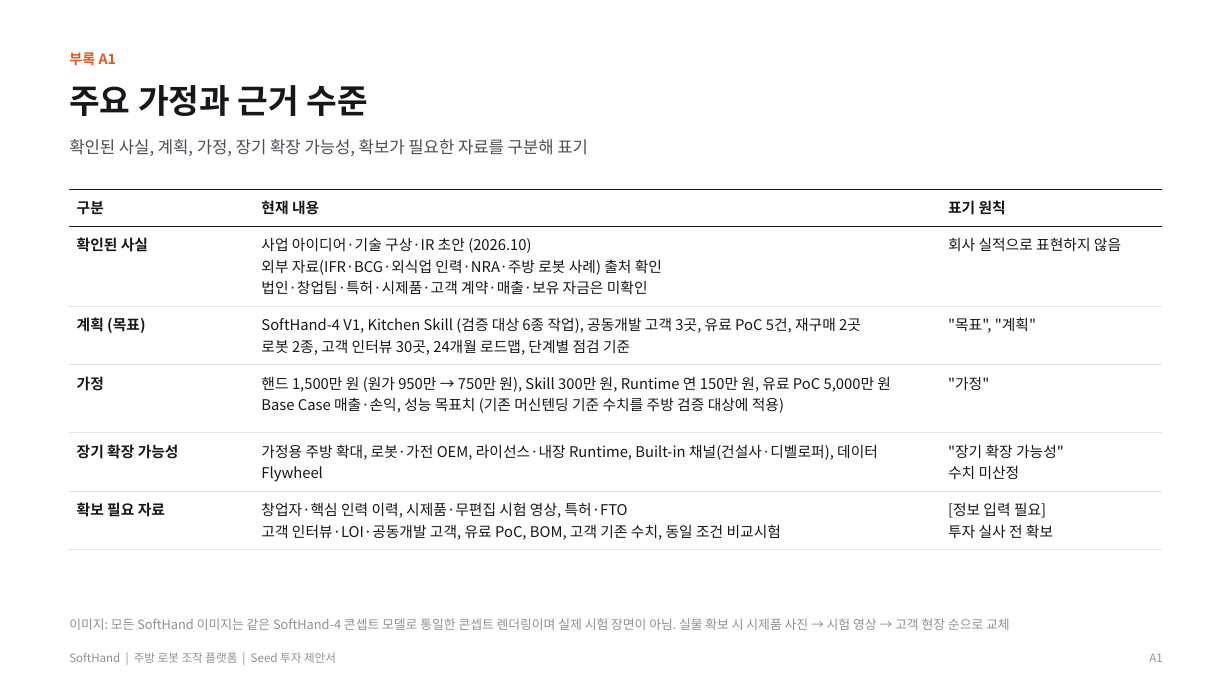
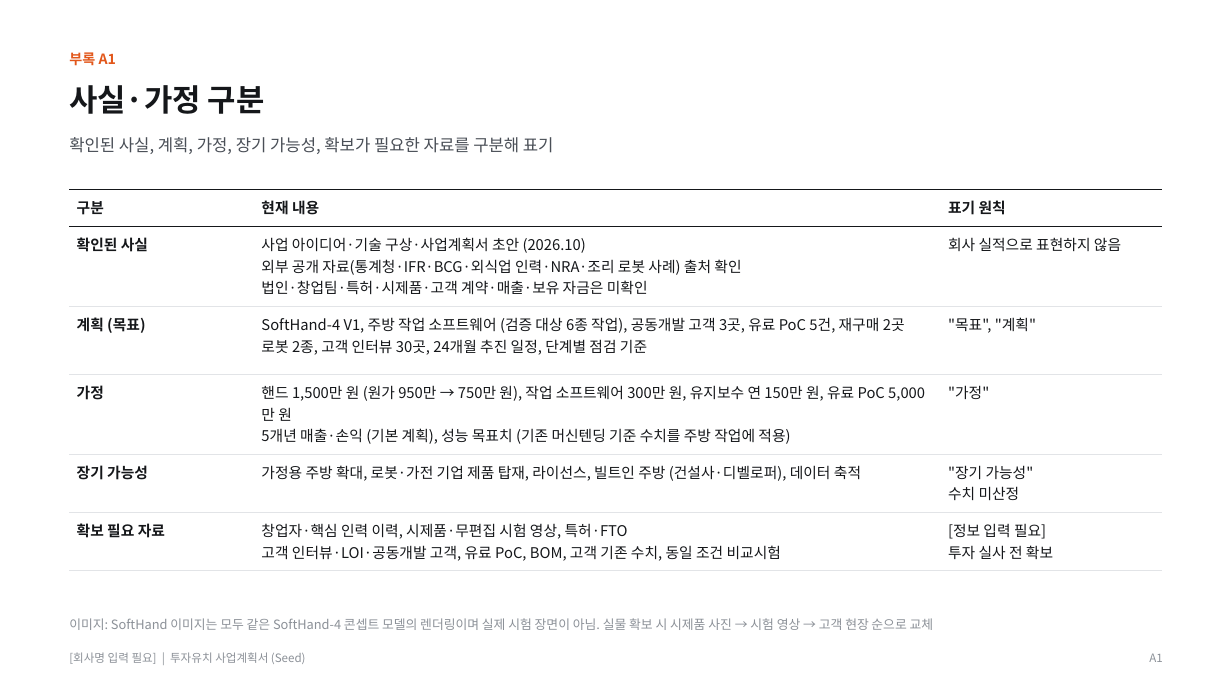
Before and after one commit to kimdonghyun2789-hash/D, a slide deck: slide 16 of SoftHand_Founding_Seed_IR_Deck_Final.pptx. Drawn at 1232x693 pixels with LibreOffice and Linux fonts; fonts in the diff are those of the drawing. Boxes give left, top, right and bottom in pixels: in the first picture for what was removed or moved away, otherwise in the second. Text is boxed around its words. In the diff, an @@ line names an element or a change of style, - is before the commit and + after.

```diff
--- a/SoftHand_Founding_Seed_IR_Deck_Final.pptx
+++ b/SoftHand_Founding_Seed_IR_Deck_Final.pptx
@@ text at (x1=69, y1=85, x2=265, y2=114): text changed; size 26 to 24 pt @@
-주요 가정과 근거 수준
+사실·가정 구분
@@ text at (x1=69, y1=137, x2=554, y2=154): text changed @@
-확인된 사실, 계획, 가정, 장기 확장 가능성, 확보가 필요한 자료를 구분해 표기
+확인된 사실, 계획, 가정, 장기 가능성, 확보가 필요한 자료를 구분해 표기
@@ table at (x1=69, y1=189, x2=1163, y2=565) @@
-row 2, column 2: 사업 아이디어·기술 구상·IR 초안 (2026.10) / 외부 자료(IFR·BCG·외식업 인력·NRA·주방 로봇 사례) 출처 확인 / 법인·창업팀·특허·시제품·고객 계약·매출·보유 자금은 미확인
+row 2, column 2: 사업 아이디어·기술 구상·사업계획서 초안 (2026.10) / 외부 공개 자료(통계청·IFR·BCG·외식업 인력·NRA·조리 로봇 사례) 출처 확인 / 법인·창업팀·특허·시제품·고객 계약·매출·보유 자금은 미확인
-row 3, column 2: SoftHand-4 V1, Kitchen Skill (검증 대상 6종 작업), 공동개발 고객 3곳, 유료 PoC 5건, 재구매 2곳 / 로봇 2종, 고객 인터뷰 30곳, 24개월 로드맵, 단계별 점검 기준
+row 3, column 2: SoftHand-4 V1, 주방 작업 소프트웨어 (검증 대상 6종 작업), 공동개발 고객 3곳, 유료 PoC 5건, 재구매 2곳 / 로봇 2종, 고객 인터뷰 30곳, 24개월 추진 일정, 단계별 점검 기준
-row 4, column 2: 핸드 1,500만 원 (원가 950만 → 750만 원), Skill 300만 원, Runtime 연 150만 원, 유료 PoC 5,000만 원 / Base Case 매출·손익, 성능 목표치 (기존 머신텐딩 기준 수치를 주방 검증 대상에 적용)
+row 4, column 2: 핸드 1,500만 원 (원가 950만 → 750만 원), 작업 소프트웨어 300만 원, 유지보수 연 150만 원, 유료 PoC 5,000만 원 / 5개년 매출·손익 (기본 계획), 성능 목표치 (기존 머신텐딩 기준 수치를 주방 작업에 적용)
-row 5: 장기 확장 가능성 | 가정용 주방 확대, 로봇·가전 OEM, 라이선스·내장 Runtime, Built-in 채널(건설사·디벨로퍼), 데이터 Flywheel | "장기 확장 가능성" / 수치 미산정
+row 5: 장기 가능성 | 가정용 주방 확대, 로봇·가전 기업 제품 탑재, 라이선스, 빌트인 주방 (건설사·디벨로퍼), 데이터 축적 | "장기 가능성" / 수치 미산정
@@ text at (x1=69, y1=618, x2=934, y2=630): text changed @@
-이미지: 모든 SoftHand 이미지는 같은 SoftHand-4 콘셉트 모델로 통일한 콘셉트 렌더링이며 실제 시험 장면이 아님. 실물 확보 시 시제품 사진 → 시험 영상 → 고객 현장 순으로 교체
+이미지: SoftHand 이미지는 모두 같은 SoftHand-4 콘셉트 모델의 렌더링이며 실제 시험 장면이 아님. 실물 확보 시 시제품 사진 → 시험 영상 → 고객 현장 순으로 교체
@@ text at (x1=69, y1=652, x2=306, y2=664): text changed @@
-SoftHand | 주방 로봇 조작 플랫폼 | Seed 투자 제안서
+[회사명 입력 필요] | 투자유치 사업계획서 (Seed)
```
Also in this commit, not shown: 17 other slides changed, 14 slides added, 14 slides removed, 10 other files.
